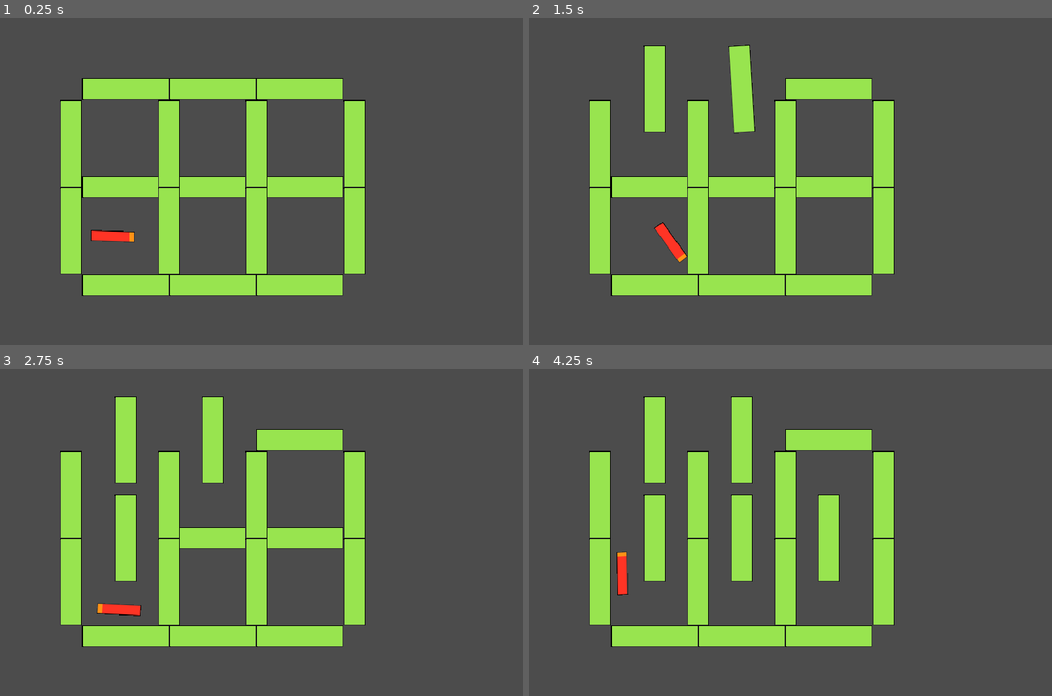
Above: before the commit, frames 1-4 (two rows, left to right).
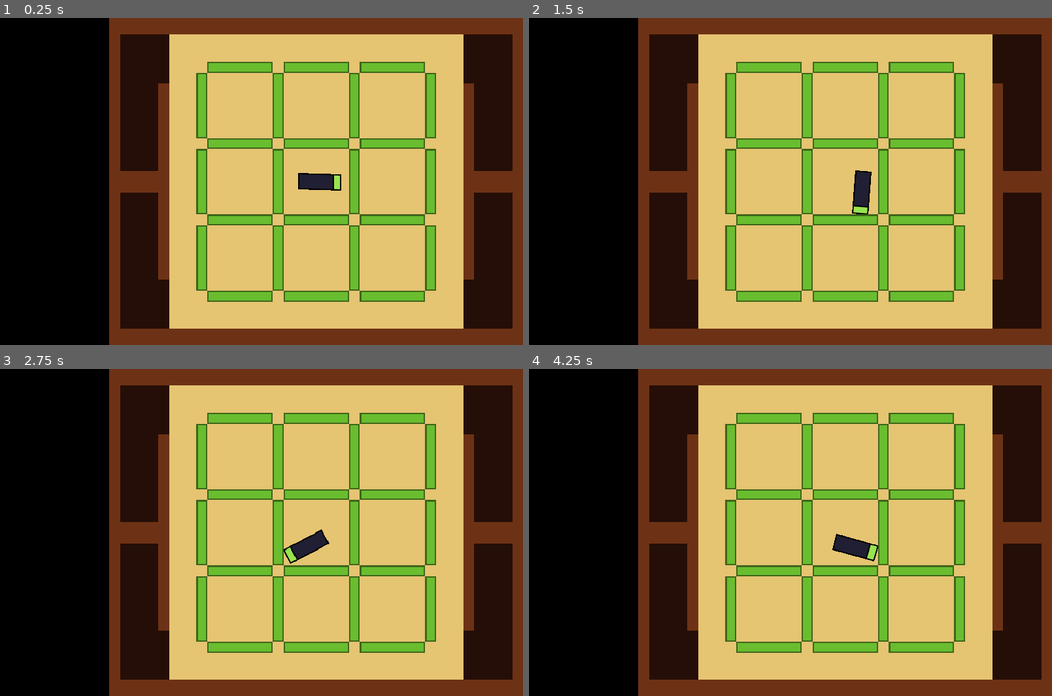
Above: after the commit, the same moments.

Repository: bigbrozer/BugsOut-GameOff2021
Game: Godot game, scene res://tests/test_bug_colision.tscn
The game is run twice, just before and just after one commit, with the same random seed, the same clock (stepped at 60 frames per second) and the same inputs. The project has no main scene, so this scene is started directly.
Inputs (mouse positions are in pixels of both pictures, inside the frame that each line leads up to):
- Up to frame 1 (0.25 s): no input
- Up to frame 2 (1.5 s): move the mouse to (654, 89) at 0.52 s; click (654, 89) at 0.67 s; move the mouse to (743, 89) at 1.27 s; click (743, 89) at 1.42 s
- Up to frame 3 (2.75 s): move the mouse to (125, 539) at 2.02 s; click (125, 539) at 2.17 s
- Up to frame 4 (4.25 s): move the mouse to (743, 539) at 2.77 s; click (743, 539) at 2.92 s; move the mouse to (827, 539) at 3.52 s; click (827, 539) at 3.67 s

The runs differ from the first frame. In frame 1, 100% of the frame differs, in the area x 0-100%, y 0-100%; in frame 2, 100%; in frame 3, 100%; in frame 4, 100%.

Commit message:
feat: add board scene and new gfx

Diff:
--- /dev/null
+++ b/resources/board/board.tscn
@@ -0,0 +1,13 @@
+[gd_scene load_steps=2 format=2]
+
+[ext_resource path="res://resources/board/board.png" type="Texture" id=1]
+
+[node name="Board" type="StaticBody2D"]
+collision_mask = 2
+
+[node name="Sprite" type="Sprite" parent="."]
+texture = ExtResource( 1 )
+centered = false
+
+[node name="CollisionWalls" type="CollisionPolygon2D" parent="."]
+polygon = PoolVector2Array( 160, 0, 176, 0, 176, 224, 232, 224, 232, 96, 248, 96, 248, 384, 232, 384, 232, 256, 176, 256, 176, 456, 752, 456, 752, 256, 696, 256, 696, 384, 680, 384, 680, 96, 696, 96, 696, 224, 752, 224, 752, 24, 176, 24, 176, 0, 768, 0, 768, 480, 160, 480 )
--- a/resources/bug/bug.tscn
+++ b/resources/bug/bug.tscn
@@ -4,10 +4,10 @@
 [ext_resource path="res://resources/bug/bug.gd" type="Script" id=2]
 
 [sub_resource type="RectangleShape2D" id=2]
-extents = Vector2( 3, 7 )
+extents = Vector2( 6, 12 )
 
 [sub_resource type="RectangleShape2D" id=3]
-extents = Vector2( 28, 7 )
+extents = Vector2( 25.5, 11 )
 
 [node name="Bug" type="KinematicBody2D"]
 position = Vector2( 68, 235 )
@@ -21,9 +21,9 @@
 texture = ExtResource( 1 )
 
 [node name="HeadCollision" type="CollisionShape2D" parent="."]
-position = Vector2( 28, 0 )
+position = Vector2( 26, 0 )
 shape = SubResource( 2 )
 
 [node name="BodyCollision" type="CollisionShape2D" parent="."]
-position = Vector2( -3, 0 )
+position = Vector2( -5.5, 0 )
 shape = SubResource( 3 )
--- a/resources/obstacles/obstacle/obstacle.tscn
+++ b/resources/obstacles/obstacle/obstacle.tscn
@@ -4,7 +4,7 @@
 [ext_resource path="res://resources/obstacles/obstacle/obstacle.png" type="Texture" id=2]
 
 [sub_resource type="RectangleShape2D" id=1]
-extents = Vector2( 64, 16 )
+extents = Vector2( 47, 7 )
 
 [node name="Obstacle" type="StaticBody2D"]
 position = Vector2( 320, 240 )
--- a/tests/test_bug_colision.tscn
+++ b/tests/test_bug_colision.tscn
@@ -1,68 +1,96 @@
-[gd_scene load_steps=3 format=2]
+[gd_scene load_steps=4 format=2]
 
 [ext_resource path="res://resources/bug/bug.tscn" type="PackedScene" id=1]
 [ext_resource path="res://resources/obstacles/obstacle/obstacle.tscn" type="PackedScene" id=2]
+[ext_resource path="res://resources/board/board.tscn" type="PackedScene" id=3]
 
 [node name="TestBugCollision" type="Node2D"]
 
+[node name="Board" parent="." instance=ExtResource( 3 )]
+
 [node name="Bug" parent="." instance=ExtResource( 1 )]
-position = Vector2( 160, 320 )
+position = Vector2( 464, 240 )
 
-[node name="ObstacleT0" parent="." instance=ExtResource( 2 )]
-position = Vector2( 184, 104 )
+[node name="Obstacle" parent="." instance=ExtResource( 2 )]
+position = Vector2( 352, 72 )
 
-[node name="ObstacleT1" parent="." instance=ExtResource( 2 )]
-position = Vector2( 312, 104 )
+[node name="Obstacle3" parent="." instance=ExtResource( 2 )]
+position = Vector2( 296, 128 )
+rotation = -1.57079
 
-[node name="ObstacleIH0" parent="." instance=ExtResource( 2 )]
-position = Vector2( 184, 248 )
+[node name="Obstacle2" parent="." instance=ExtResource( 2 )]
+position = Vector2( 464, 72 )
 
-[node name="ObstacleIH1" parent="." instance=ExtResource( 2 )]
-position = Vector2( 312, 248 )
+[node name="Obstacle4" parent="." instance=ExtResource( 2 )]
+position = Vector2( 576, 184 )
 
-[node name="ObstacleIH2" parent="." instance=ExtResource( 2 )]
-position = Vector2( 440, 248 )
+[node name="Obstacle5" parent="." instance=ExtResource( 2 )]
+position = Vector2( 296, 240 )
+rotation = -1.57079
 
-[node name="ObstacleT2" parent="." instance=ExtResource( 2 )]
-position = Vector2( 440, 104 )
+[node name="Obstacle6" parent="." instance=ExtResource( 2 )]
+position = Vector2( 352, 184 )
 
-[node name="ObstacleB0" parent="." instance=ExtResource( 2 )]
-position = Vector2( 184, 392 )
+[node name="Obstacle7" parent="." instance=ExtResource( 2 )]
+position = Vector2( 352, 296 )
 
-[node name="ObstacleB1" parent="." instance=ExtResource( 2 )]
-position = Vector2( 312, 392 )
+[node name="Obstacle8" parent="." instance=ExtResource( 2 )]
+position = Vector2( 296, 352 )
+rotation = -1.57079
 
-[node name="ObstacleB2" parent="." instance=ExtResource( 2 )]
-position = Vector2( 440, 392 )
+[node name="Obstacle12" parent="." instance=ExtResource( 2 )]
+position = Vector2( 408, 128 )
+rotation = -1.57079
 
-[node name="ObstacleL0" parent="." instance=ExtResource( 2 )]
-position = Vector2( 104, 184 )
-rotation = 1.5708
+[node name="Obstacle13" parent="." instance=ExtResource( 2 )]
+position = Vector2( 408, 240 )
+rotation = -1.57079
 
-[node name="ObstacleL1" parent="." instance=ExtResource( 2 )]
-position = Vector2( 104, 312 )
-rotation = 1.5708
+[node name="Obstacle14" parent="." instance=ExtResource( 2 )]
+position = Vector2( 408, 352 )
+rotation = -1.57079
 
-[node name="ObstacleIVL0" parent="." instance=ExtResource( 2 )]
-position = Vector2( 248, 184 )
-rotation = 1.5708
+[node name="Obstacle15" parent="." instance=ExtResource( 2 )]
+position = Vector2( 520, 128 )
+rotation = -1.57079
 
-[node name="ObstacleIVL1" parent="." instance=ExtResource( 2 )]
-position = Vector2( 248, 312 )
-rotation = 1.5708
+[node name="Obstacle16" parent="." instance=ExtResource( 2 )]
+position = Vector2( 520, 240 )
+rotation = -1.57079
 
-[node name="ObstacleIVR0" parent="." instance=ExtResource( 2 )]
-position = Vector2( 376, 184 )
-rotation = 1.5708
+[node name="Obstacle17" parent="." instance=ExtResource( 2 )]
+position = Vector2( 520, 352 )
+rotation = -1.57079
 
-[node name="ObstacleIVR1" parent="." instance=ExtResource( 2 )]
-position = Vector2( 376, 312 )
-rotation = 1.5708
+[node name="Obstacle18" parent="." instance=ExtResource( 2 )]
+position = Vector2( 632, 128 )
+rotation = -1.57079
 
-[node name="ObstacleR0" parent="." instance=ExtResource( 2 )]
-position = Vector2( 520, 184 )
-rotation = 1.5708
+[node name="Obstacle19" parent="." instance=ExtResource( 2 )]
+position = Vector2( 632, 240 )
+rotation = -1.57079
 
-[node name="ObstacleR1" parent="." instance=ExtResource( 2 )]
-position = Vector2( 520, 312 )
-rotation = 1.5708
+[node name="Obstacle20" parent="." instance=ExtResource( 2 )]
+position = Vector2( 632, 352 )
+rotation = -1.57079
+
+[node name="Obstacle9" parent="." instance=ExtResource( 2 )]
+position = Vector2( 464, 296 )
+
+[node name="Obstacle22" parent="." instance=ExtResource( 2 )]
+position = Vector2( 464, 184 )
+
+[node name="Obstacle24" parent="." instance=ExtResource( 2 )]
+position = Vector2( 576, 296 )
+
+[node name="Obstacle10" parent="." instance=ExtResource( 2 )]
+position = Vector2( 352, 408 )
+
+[node name="Obstacle11" parent="." instance=ExtResource( 2 )]
+position = Vector2( 464, 408 )
+
+[node name="Obstacle21" parent="." instance=ExtResource( 2 )]
+position = Vector2( 576, 72 )
+
+[node name="Obstacle23" parent="." instance=ExtResource( 2 )]
+position = Vector2( 576, 408 )
Binary file added: resources/board/board.aseprite
Binary file added: resources/board/board.png
Not shown, added: resources/board/board.png.import
Binary file changed: resources/bug/bug.aseprite
Binary file changed: resources/bug/bug.png
Binary file changed: resources/obstacles/obstacle/obstacle.aseprite
Binary file changed: resources/obstacles/obstacle/obstacle.png
